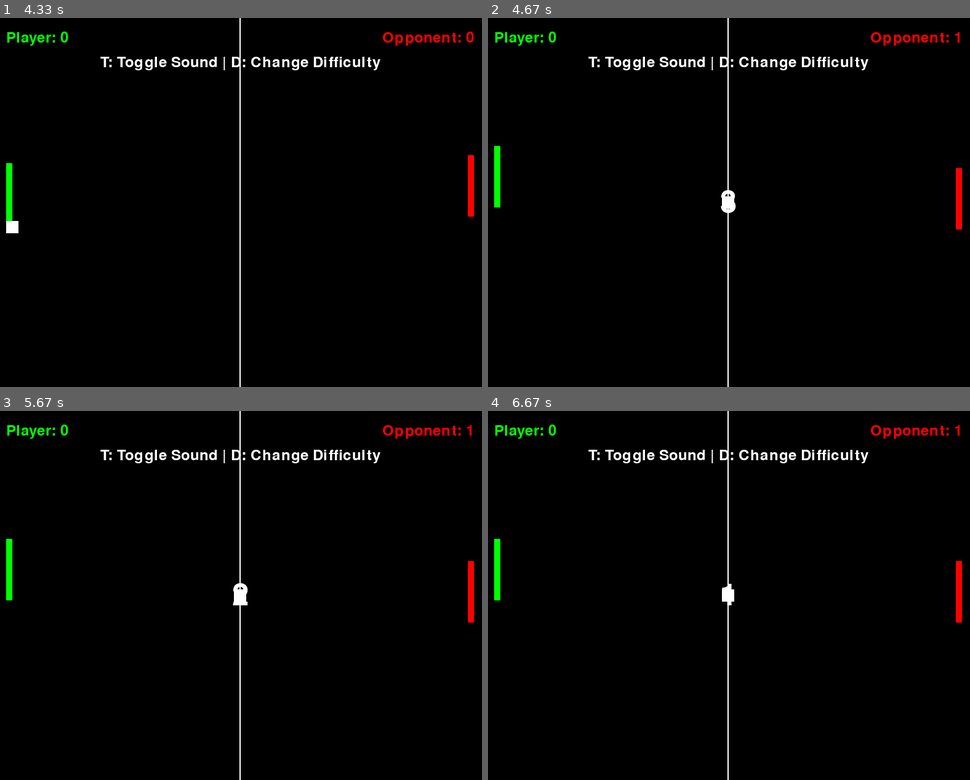
Above: before the commit, frames 1-4 (two rows, left to right).
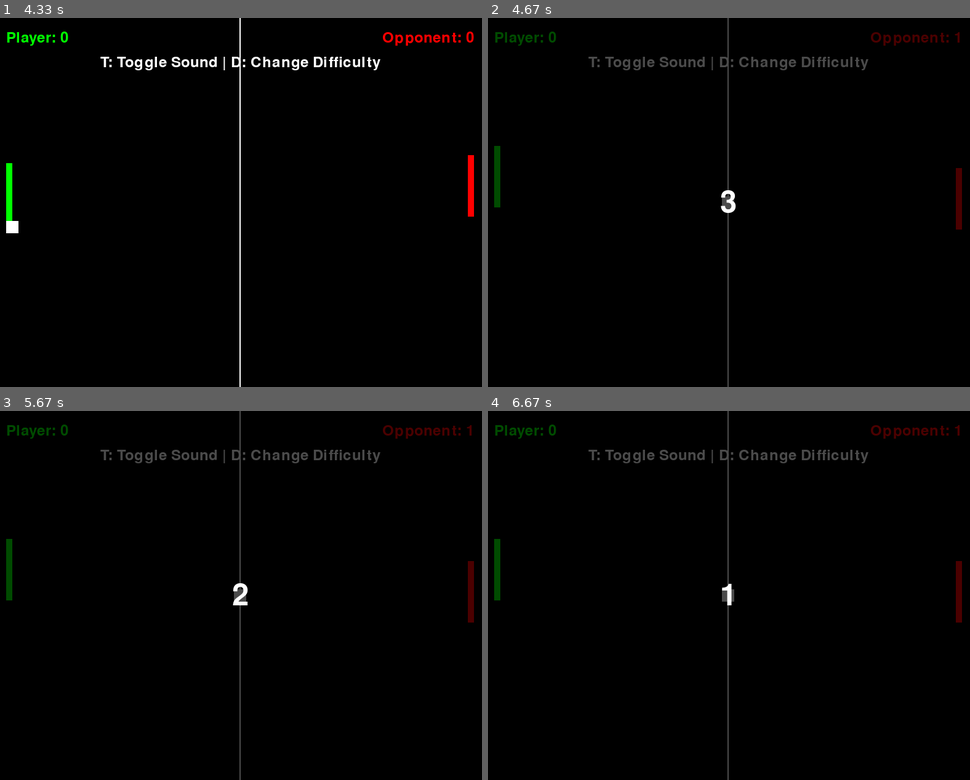
Above: after the commit, the same moments.

Repository: markmathis832/Pygame-Project
Game: pygame game, started from pygame-pong.py
Two runs of this game, one before a commit and one after it. Both use one fixed random seed, a clock stepped at 60 frames per second and the inputs below.
Inputs:
- Up to frame 1 (4.33 s): tap Space at 0.33 s; hold D 0.67-1.13 s; hold W 1.17-1.47 s; hold D 1.5-1.97 s; hold S 2-2.3 s; hold W 2.33-2.7 s; hold D 2.73-3.37 s; hold S 3.4-3.77 s; hold D 3.8-4.27 s; hold W from 4.3 s (still down)
- Up to frame 2 (4.67 s): release W at 4.6 s
- Up to frame 3 (5.67 s): no input
- Up to frame 4 (6.67 s): no input

Frame 1 is identical in both runs. In frame 2, 1.9% of the frame differs, in the area x 1-99%, y 0-100%; in frame 3, 1.9%; in frame 4, 1.9%.

Commit message:
Improve UI visibility and game mechanics
- Added semi-transparent overlay for countdown text
- Improved end screen text visibility with better background
- Updated winning score from 10 to 5 points
- Modified sound effects
- Updated game instructions and logs

Diff:
--- a/log.txt
+++ b/log.txt
@@ -1,2 +1,4 @@
 # Game Log
 Result: You Win!, Player Score: 10, Opponent Score: 0
+Result: You Lose!, Player Score: 1, Opponent Score: 10
+Result: You Lose!, Player Score: 0, Opponent Score: 5
--- a/pygame-pong.py
+++ b/pygame-pong.py
@@ -1,4 +1,3 @@
-
 # CSE 1321 Pong - Project Outline
 
 # ----------- IMPORTS -----------
@@ -154,6 +153,8 @@
 # ----------- IMAGE ASSETS -----------
 # Load splash screen image
 welcome_img = pygame.image.load("Assets/Images/welcome.png")
+credits_img = pygame.image.load("Assets/Images/credits.png")
+credits_img = pygame.transform.scale(credits_img, (WIDTH, HEIGHT))
 
 
 # ----------- DRAW FUNCTIONS -----------
@@ -213,7 +214,9 @@
 
 # End screen function
 def show_end_screen(message):
-    # write the result to the log file
+    global player_score, opponent_score
+
+    # Write the result to the log file
     log_file = open("log.txt", "a")
     log_file.write("Result: " + message + ", Player Score: " + str(player_score) + ", Opponent Score: " + str(opponent_score) + "\n")
     log_file.close()
@@ -225,9 +228,15 @@
     waiting = True
 
     while waiting:
-        screen.fill(BLACK)
-        screen.blit(end_text, (WIDTH // 2 - end_text.get_width() // 2, HEIGHT // 3))
-        screen.blit(restart_text, (WIDTH // 2 - restart_text.get_width() // 2, HEIGHT // 2))
+        screen.blit(credits_img, (0, 0))  # Show the credits image as background
+
+        # Draw a black rectangle to cover the credits image
+        pygame.draw.rect(screen, BLACK, (0, 20, WIDTH, 100))
+
+        # Overlay messages moved text higher up
+        screen.blit(end_text, (WIDTH // 2 - end_text.get_width() // 2, 30))
+        screen.blit(restart_text, (WIDTH // 2 - restart_text.get_width() // 2, 80))
+
         pygame.display.flip()
 
         for event in pygame.event.get():
@@ -250,6 +259,12 @@
     for i in range(3, 0, -1):
         screen.fill(BLACK)
         draw_objects()
+
+        # Draw a rect behind the countdown text
+        overlay = pygame.Surface((WIDTH, HEIGHT))
+        overlay.set_alpha(180)
+        overlay.fill(BLACK)
+        screen.blit(overlay, (0, 0))
 
         # Display countdown number
         countdown_text = font.render(str(i), True, WHITE)
@@ -361,7 +376,7 @@
         countdown()
 
     # win or lose condition
-    if player_score >= 10 and not win_played: # Assuming score of 10 is a win condition
+    if player_score >= 5 and not win_played: # Changed from 10 to 5
         win_sound.play()
         win_played = True
         show_end_screen("You Win!")
@@ -381,7 +396,7 @@
         player_rect.centery = HEIGHT //2
         opponent_rect.centery = HEIGHT //2
 
-    elif opponent_score >= 10 and not win_played:
+    elif opponent_score >= 5 and not win_played: # Changed from 10 to 5
         win_played = True
         show_end_screen("You Lose!")
 
Not shown, changed: instructions.txt
Not shown, changed: Assets/Sounds/ball_sound.wav
